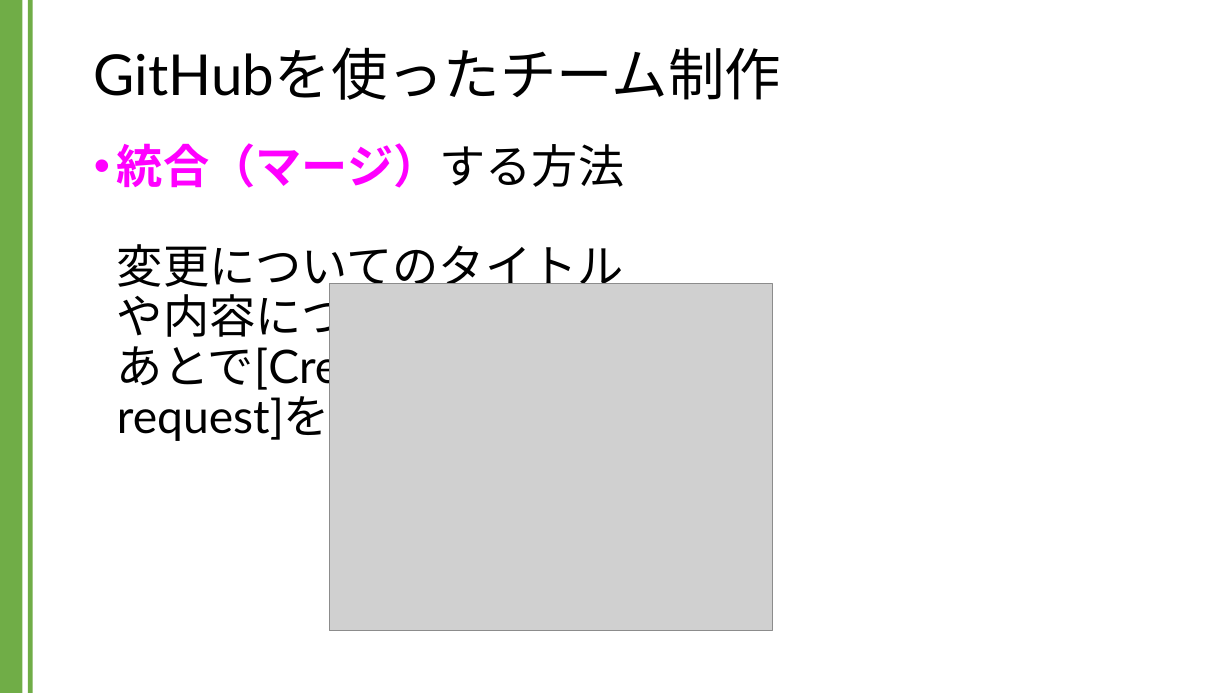
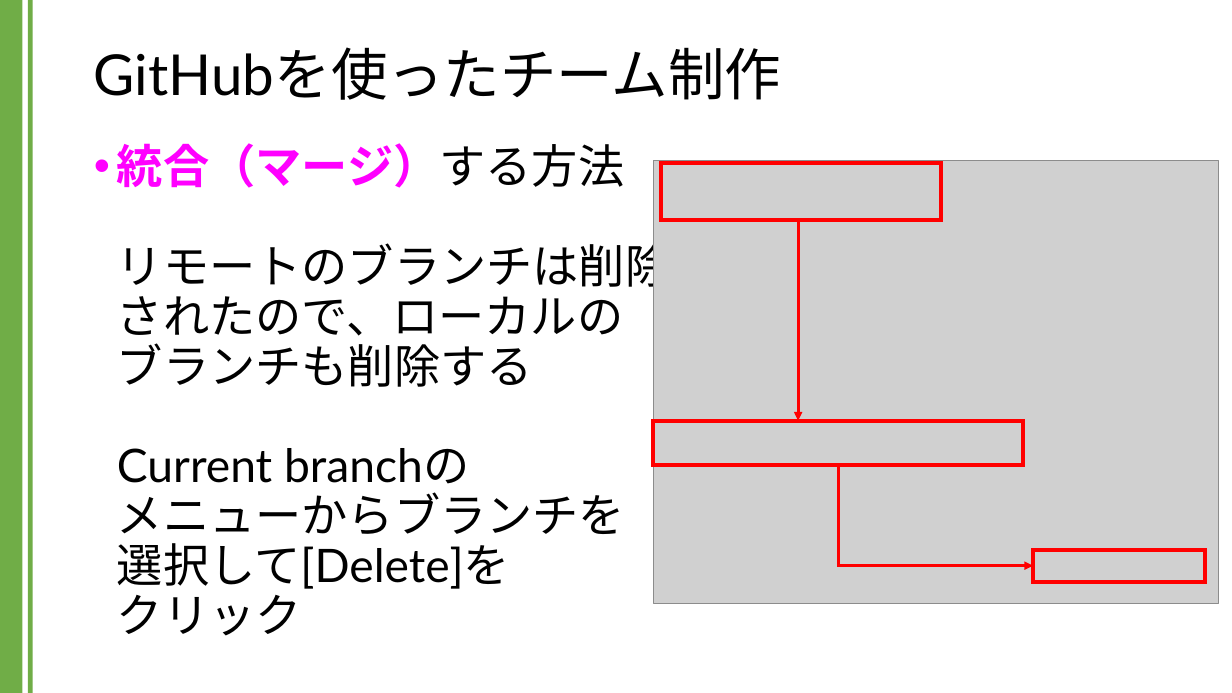
Before and after one commit to kic-murata/cpp2024, a slide deck: slide 44 of 授業資料/GitHubを用いたチーム制作.pptx. Drawn at 1232x693 pixels with LibreOffice and Linux fonts; fonts in the diff are those of the drawing; grey boxes stand for pictures. Boxes give left, top, right and bottom in pixels: in the first picture for what was removed or moved away, otherwise in the second. Text is boxed around its words. In the diff, an @@ line names an element or a change of style, - is before the commit and + after.

```diff
--- a/授業資料/GitHubを用いたチーム制作.pptx
+++ b/授業資料/GitHubを用いたチーム制作.pptx
@@ text at (117, 143, 671, 636): text changed @@
-• 統合（マージ）する方法
-  変更についてのタイトル
-  や内容について書いた
-  あとで[Create pull
-  request]をクリック
+• 統合（マージ）する方法
+  リモートのブランチは削除
+  されたので、ローカルの
+  ブランチも削除する
+  Current branchの
+  メニューからブランチを
+  選択して[Delete]を
+  クリック
@@ picture: place and size @@
-picture at (329, 284, 772, 631)
+picture at (654, 161, 1219, 604)
@@ rectangle added at (662, 164, 942, 221), outline #FF0000 3 pt @@
@@ arrow added from (799, 220) to (799, 421), #FF0000 2.25 pt @@
@@ rectangle added at (653, 421, 1023, 465), outline #FF0000 3 pt @@
@@ elbow arrow added from (838, 465) to (1033, 566), #FF0000 2.25 pt @@
@@ rectangle added at (1033, 550, 1205, 582), outline #FF0000 3 pt @@
```
Also in this commit, not shown: 6 other slides changed, 1 other file.
